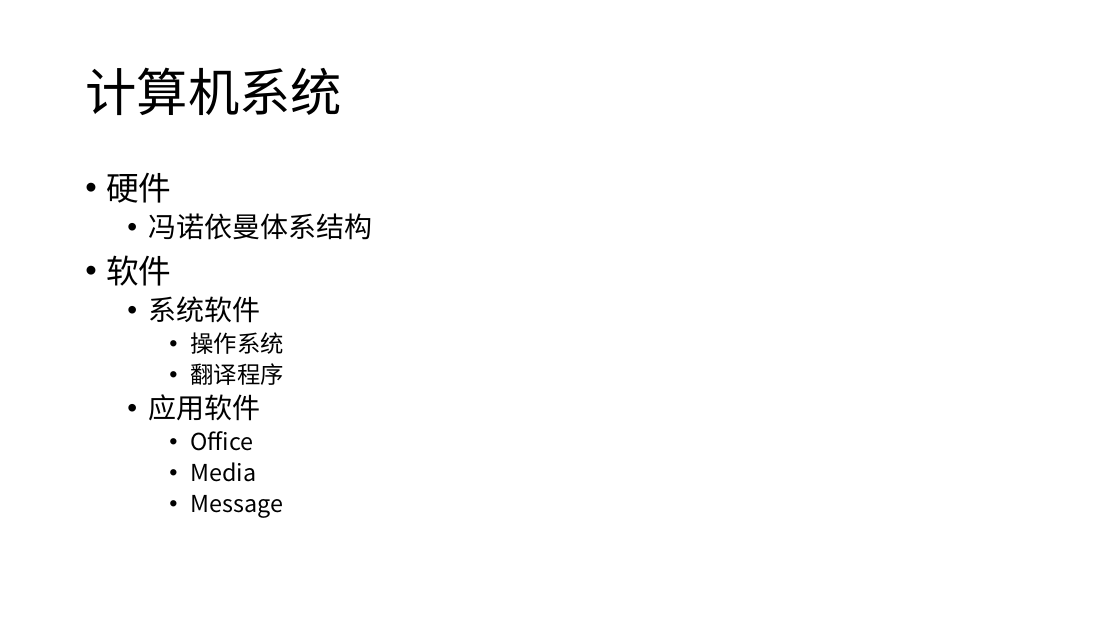
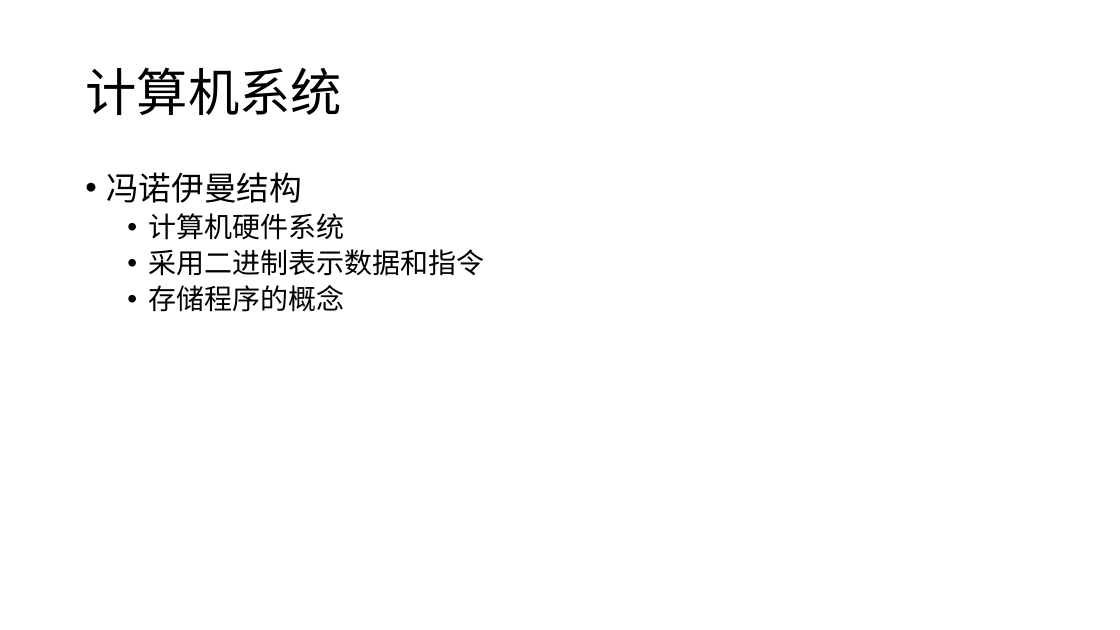
Before and after one commit to cloudspurs/klz, a slide deck: slide 2 of programming/pre_school.pptx. Drawn at 1120x630 pixels with LibreOffice and Linux fonts; fonts in the diff are those of the drawing. Boxes give left, top, right and bottom in pixels: in the first picture for what was removed or moved away, otherwise in the second. Text is boxed around its words. In the diff, an @@ line names an element or a change of style, - is before the commit and + after.

```diff
--- a/programming/pre_school.pptx
+++ b/programming/pre_school.pptx
@@ text at box(106, 172, 484, 312): text changed; size 20 to 24 pt @@
-• 硬件
-  • 冯诺依曼体系结构
-• 软件
-  • 系统软件
-    • 操作系统
-    • 翻译程序
-  • 应用软件
-    • Office
-    • Media
-    • Message
+• 冯诺伊曼结构
+  • 计算机硬件系统
+  • 采用二进制表示数据和指令
+  • 存储程序的概念
```
Also in this commit, not shown: 2 other slides changed, 1 slide added, 1 other file.
